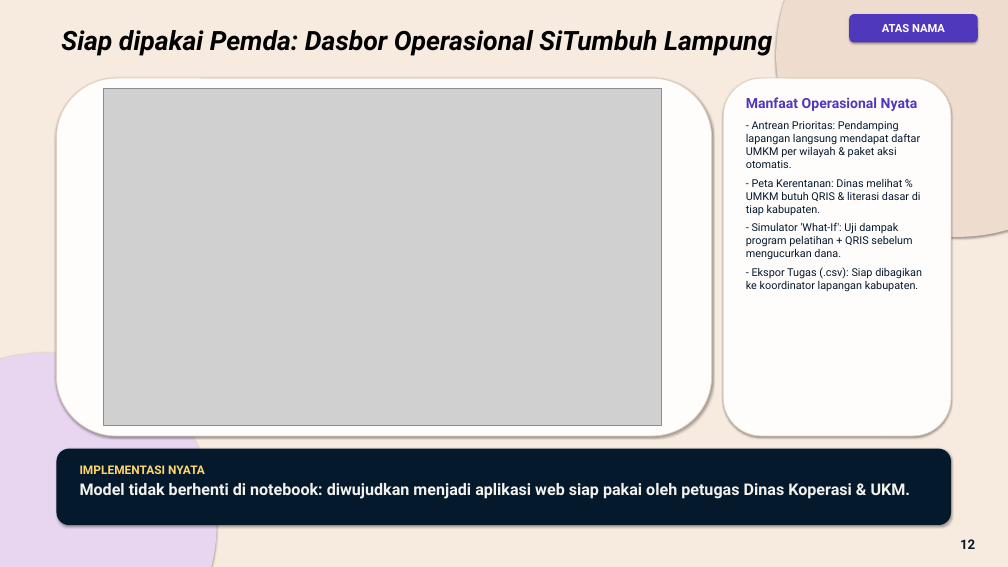
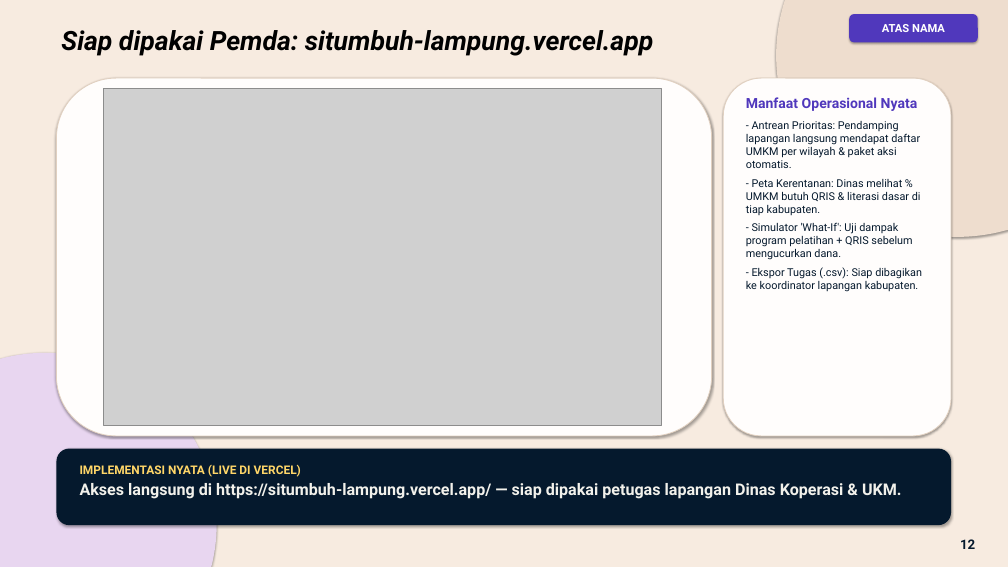
Before and after one commit to MuhammadHabibna/gematik, a slide deck: slide 12 of Atas_Nama_Presentasi_Final.pptx. Drawn at 1008x567 pixels with LibreOffice and Linux fonts; fonts in the diff are those of the drawing; grey boxes stand for pictures. Boxes give left, top, right and bottom in pixels: in the first picture for what was removed or moved away, otherwise in the second. Text is boxed around its words. In the diff, an @@ line names an element or a change of style, - is before the commit and + after.

Commit message:
Execute standalone notebook end-to-end and add live Vercel URL to PPTX

```diff
--- a/Atas_Nama_Presentasi_Final.pptx
+++ b/Atas_Nama_Presentasi_Final.pptx
@@ text at <box>61,30,653,56</box>: text changed @@
-Siap dipakai Pemda: Dasbor Operasional SiTumbuh Lampung
+Siap dipakai Pemda: situmbuh-lampung.vercel.app
@@ text at <box>80,465,902,499</box>: text changed @@
-IMPLEMENTASI NYATA
-Model tidak berhenti di notebook: diwujudkan menjadi aplikasi web siap pakai oleh petugas Dinas Koperasi & UKM.
+IMPLEMENTASI NYATA (LIVE DI VERCEL)
+Akses langsung di https://situmbuh-lampung.vercel.app/ — siap dipakai petugas lapangan Dinas Koperasi & UKM.
```
Also in this commit, not shown: 2 other slides changed, 10 other files.
